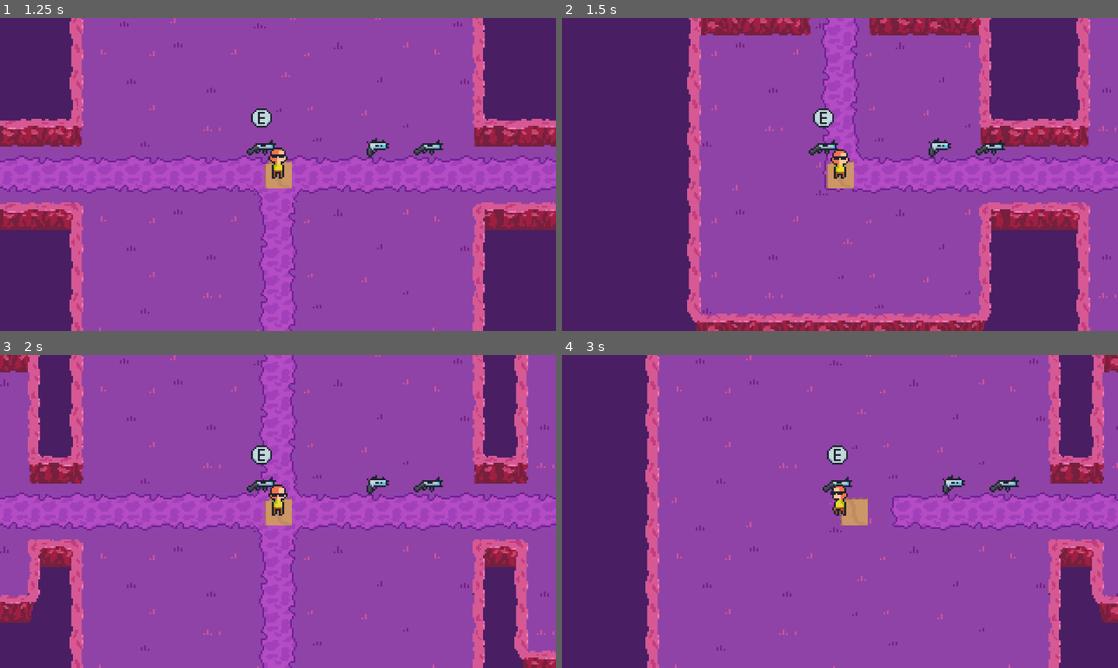
Above: before the commit, frames 1-4 (two rows, left to right).
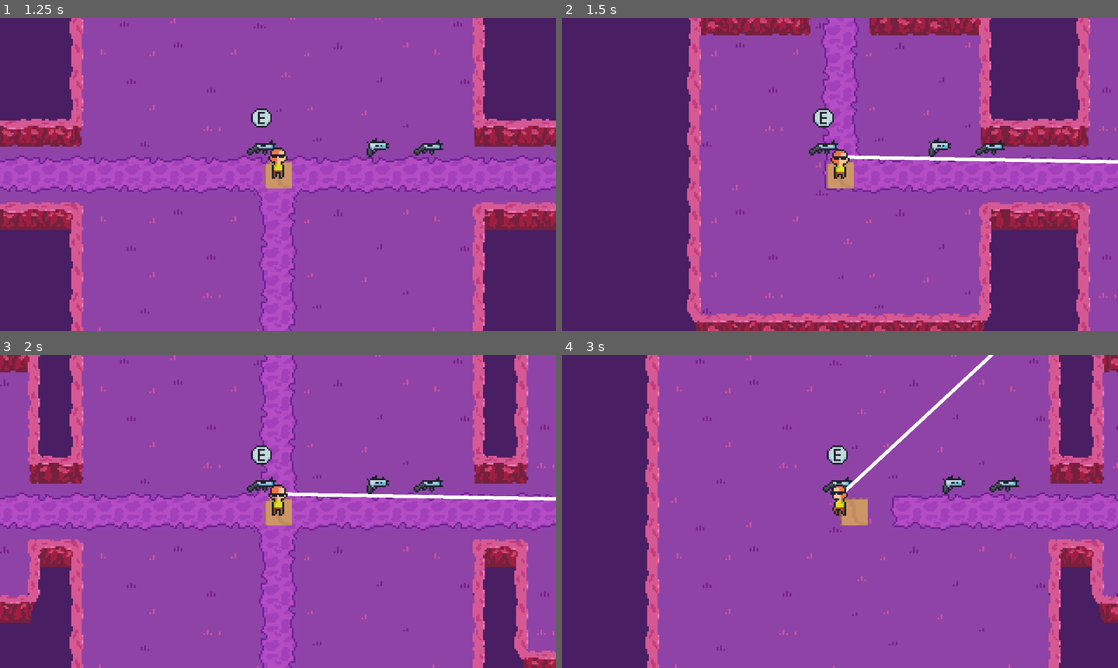
Above: after the commit, the same moments.

Repository: Catspuragus/RobotGameGit
Game: Godot game, scene res://Menu.tscn
Two runs of this game, one before a commit and one after it. Both use one fixed random seed, a clock stepped at 60 frames per second and the inputs below.
Inputs (mouse positions are in pixels of both pictures, inside the frame that each line leads up to):
- Up to frame 1 (1.25 s): click "Start" at 0.5 s
- Up to frame 2 (1.5 s): tap Enter (ui_accept) at 1.25 s; move the mouse to (962, 158) at 1.27 s; press the mouse at (962, 158) at 1.28 s
- Up to frame 3 (2 s): tap Enter (ui_accept) at 1.52 s
- Up to frame 4 (3 s): move the mouse to (728, 527) at 2.02 s; release the mouse at (728, 527) at 2.03 s; click (728, 527) at 2.1 s; tap Enter (ui_accept) at 2.27 s; move the mouse to (895, 442) at 2.77 s; press the mouse at (895, 442) at 2.78 s; tap A (ordA) at 2.85 s

Frame 1 is identical in both runs. In frame 2, 0.6% of the frame differs, in the area x 51-100%, y 43-47%; in frame 3, 0.6%; in frame 4, 0.4%.

Commit message:
working laser (removed bouncing functionality due to bugs)

Diff:
--- a/Player/Player.gd
+++ b/Player/Player.gd
@@ -44,10 +44,6 @@
 		velocity = velocity.move_toward(Vector2.ZERO,friction)
 
 	move_and_slide()
-
-	if Input.is_action_just_pressed("L_Click"):
-#		state = ATTACK
-		pass
 
 	if Input.is_action_just_pressed("ordE"):
 		if can_pick_up == true:
@@ -100,8 +96,12 @@
 	if $RollTime.is_stopped() == true:
 		$RollTime.start(.6)
 
+func _physics_process(_delta):
+	if Input.is_action_pressed("L_Click"):
+		$Laser.firing = 1
+	else:
+		$Laser.firing = 0
 
-func _physics_process(_delta):
 	do_animation(_delta)
 	match state:
 		MOVE:
--- a/Player/gronk.tscn
+++ b/Player/gronk.tscn
@@ -1,8 +1,9 @@
-[gd_scene load_steps=41 format=3 uid="uid://d3ove05sdglrd"]
+[gd_scene load_steps=42 format=3 uid="uid://d3ove05sdglrd"]
 
 [ext_resource type="Script" path="res://Player/Player.gd" id="1_5iagg"]
 [ext_resource type="Texture2D" uid="uid://dhrta03h1dfpk" path="res://Player/gronk_idle.png" id="2_32mb4"]
 [ext_resource type="Script" path="res://PointLight2D.gd" id="3_diesk"]
+[ext_resource type="PackedScene" uid="uid://df4hcvktd4sid" path="res://laser.tscn" id="4_bggtt"]
 
 [sub_resource type="CapsuleShape2D" id="CapsuleShape2D_4go12"]
 radius = 2.0
@@ -286,6 +287,9 @@
 collision_mask = 9
 script = ExtResource("1_5iagg")
 
+[node name="Laser" parent="." instance=ExtResource("4_bggtt")]
+position = Vector2(1, -10)
+
 [node name="Sprite2D" type="Sprite2D" parent="." groups=["player"]]
 position = Vector2(0, -9)
 texture = ExtResource("2_32mb4")
@@ -306,7 +310,7 @@
 anim_player = NodePath("../AnimationPlayer")
 process_callback = 2
 parameters/Dodge/blend_position = Vector2(-0.000543177, 0.0179641)
-parameters/Idle/blend_position = Vector2(-0.00162953, 0.0134529)
+parameters/Idle/blend_position = Vector2(-0.000546753, 0.00588238)
 parameters/Run/blend_position = Vector2(0, 0)
 
 [node name="PointLight2D" type="PointLight2D" parent="." groups=["player"]]
@@ -323,8 +327,4 @@
 
 [node name="RollTime" type="Timer" parent="." groups=["player"]]
 
-[node name="RayCast2D" type="RayCast2D" parent="."]
-position = Vector2(0, -10)
-collision_mask = 9
-
 [connection signal="timeout" from="RollTime" to="." method="_on_roll_time_timeout"]
--- /dev/null
+++ b/laser.gd
@@ -0,0 +1,31 @@
+extends Node2D
+
+var firing := 0
+var bounces = 1
+const max_length = 2000
+
+@onready var line = $Line2D
+@onready var ray = $RayCast2D
+var max_cast_to = Vector2()
+var rot_laser = 0
+
+# Called when the node enters the scene tree for the first time.
+func _ready():
+	max_cast_to = Vector2(max_length,0).rotated(rot_laser)
+	ray.target_position = max_cast_to
+	$Line2D.set_as_top_level(true)
+	$Line2D.antialiased = true
+
+
+# Called every frame. 'delta' is the elapsed time since the previous frame.
+func _physics_process(delta):
+	line.clear_points()
+	rot_laser = get_local_mouse_position().angle()
+	max_cast_to = Vector2(max_length,0).rotated(rot_laser)
+	var raycastcoll = ray.get_collision_point()
+	ray.target_position = max_cast_to
+
+	if firing == 1:
+		line.add_point(global_position)
+		if ray.is_colliding():
+			line.add_point(raycastcoll)
--- /dev/null
+++ b/laser.tscn
@@ -0,0 +1,16 @@
+[gd_scene load_steps=2 format=3 uid="uid://df4hcvktd4sid"]
+
+[ext_resource type="Script" path="res://laser.gd" id="1_simcd"]
+
+[node name="Laser" type="Node2D"]
+script = ExtResource("1_simcd")
+
+[node name="RayCast2D" type="RayCast2D" parent="."]
+target_position = Vector2(1, 0)
+collision_mask = 9
+hit_from_inside = true
+
+[node name="Line2D" type="Line2D" parent="."]
+z_index = -1
+points = PackedVector2Array(0, 0, 0, 0)
+width = 2.0
